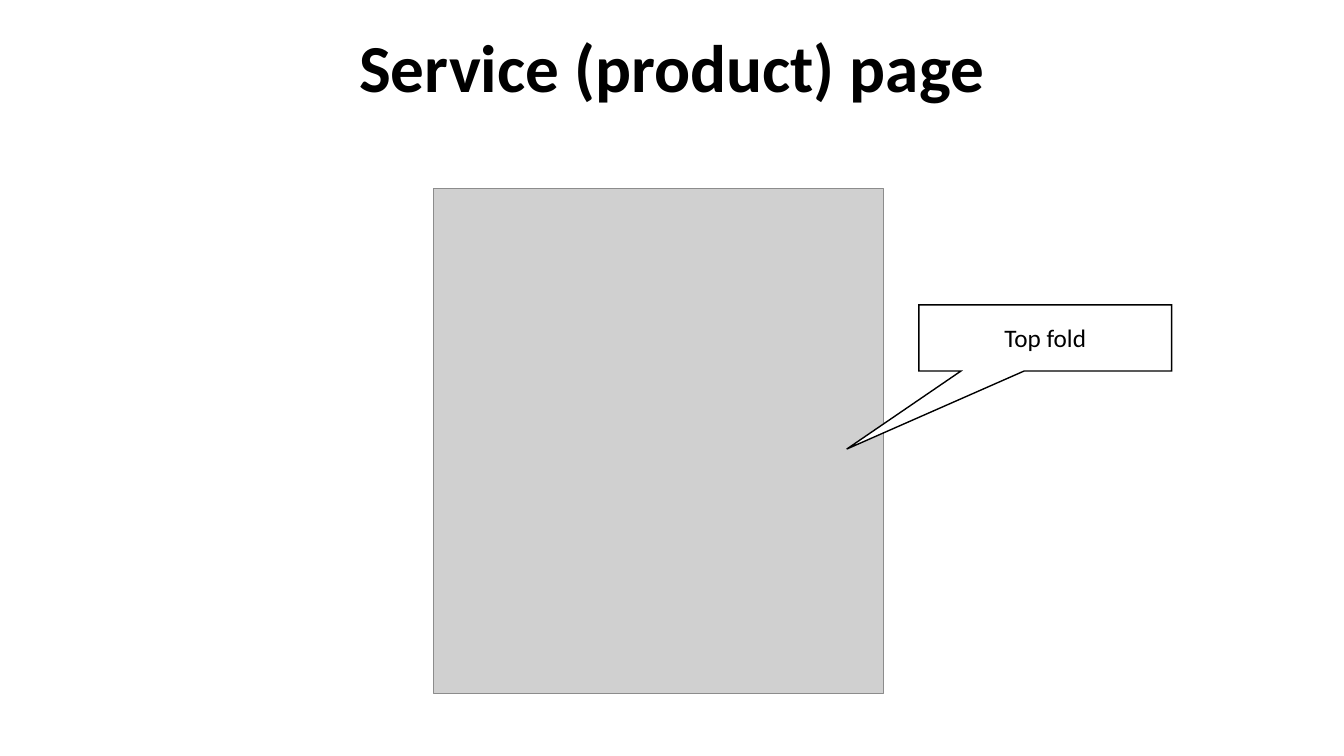
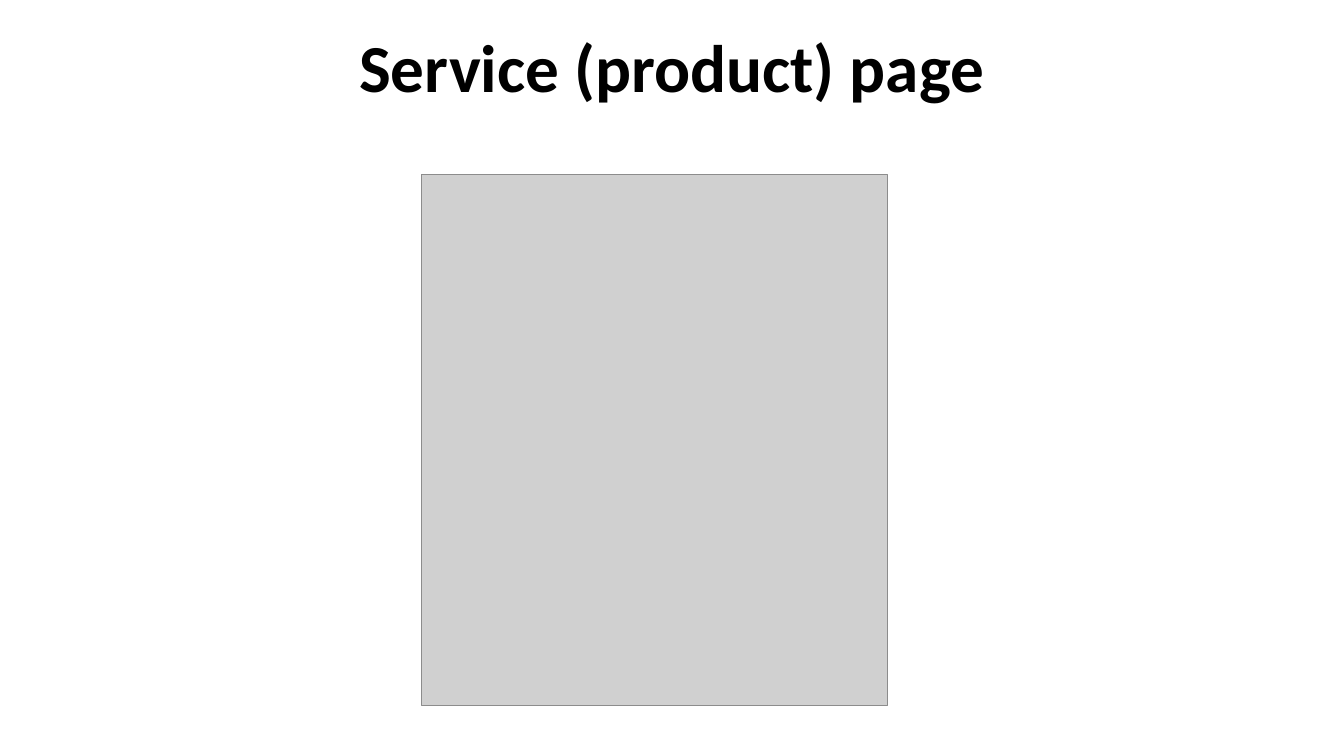
Before and after one commit to EmanuelBenHamo/Fiver-Final-Sprint, a slide deck: slide 8 of Product Definition Document Sample - Vybing - v1.5.pptx. Drawn at 1344x756 pixels with LibreOffice and Linux fonts; fonts in the diff are those of the drawing; grey boxes stand for pictures. Boxes give left, top, right and bottom in pixels: in the first picture for what was removed or moved away, otherwise in the second. Text is boxed around its words. In the diff, an @@ line names an element or a change of style, - is before the commit and + after.

```diff
--- a/Product Definition Document Sample - Vybing - v1.5.pptx
+++ b/Product Definition Document Sample - Vybing - v1.5.pptx
@@ picture: place and size @@
-picture at box(434, 189, 884, 694)
+picture at box(421, 174, 887, 705)
@@ speech box removed at box(920, 304, 1173, 371) @@
-Top fold
```
Also in this commit, not shown: 2 other slides changed, 3 slides added, 13 slides removed.
